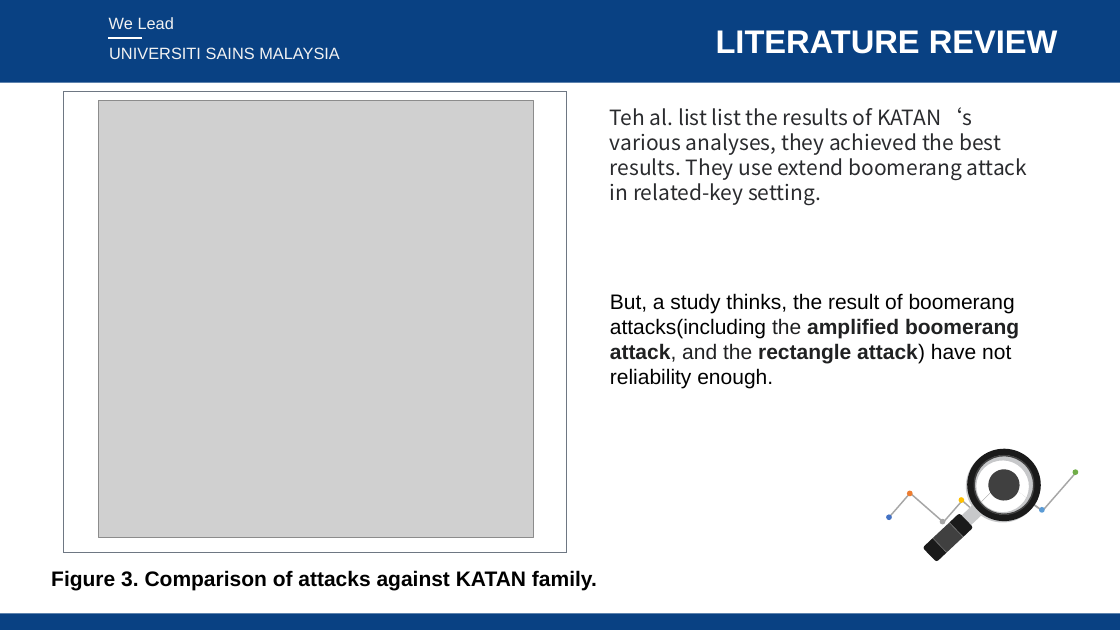
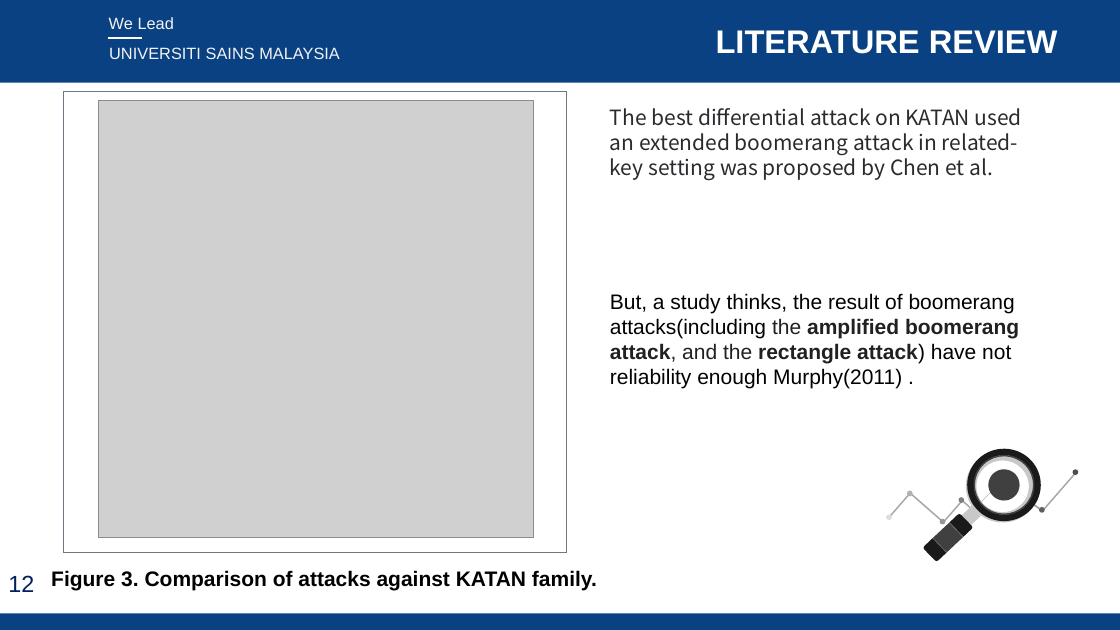
Before and after one commit to liyu0x/boomerang-KATAN, a slide deck: slide 12 of material/report.pptx (slide 13 before the commit). Drawn at 1120x630 pixels with LibreOffice and Linux fonts; fonts in the diff are those of the drawing; grey boxes stand for pictures; background and template pictures are left out. Boxes give left, top, right and bottom in pixels: in the first picture for what was removed or moved away, otherwise in the second. Text is boxed around its words. In the diff, an @@ line names an element or a change of style, - is before the commit and + after.

```diff
--- a/material/report.pptx
+++ b/material/report.pptx
@@ text at (610,108,1022,180): text changed @@
-Teh al. list list the results of KATAN‘s various analyses, they achieved the best results. They use extend boomerang attack in related-key setting.
+The best differential attack on KATAN used an extended boomerang attack in related-key setting was proposed by Chen et al.
@@ text at (610,293,1019,389): text changed @@
-But, a study thinks, the result of boomerang attacks(including the amplified boomerang attack, and the rectangle attack) have not reliability enough.
+But, a study thinks, the result of boomerang attacks(including the amplified boomerang attack, and the rectangle attack) have not reliability enough Murphy(2011) .
@@ freeform shape at (1073,470,1079,476): fill #70AD47 to #4D4D4D @@
@@ freeform shape at (907,491,913,497): fill #ED7D31 to #B2B2B2 @@
@@ freeform shape at (959,497,965,503): fill #FFC000 to #808080 @@
@@ freeform shape at (1039,507,1045,513): fill #5B9BD5 to #5F5F5F @@
@@ freeform shape at (886,514,892,520): fill #4472C4 to #DDDDDD @@
@@ freeform shape at (940,518,946,524): fill #A5A5A5 to #969696 @@
@@ page number added at (8,575,34,592), 20 pt, text #002060 @@
+12
```
Also in this commit, not shown: 16 other slides changed, 1 slide removed.
